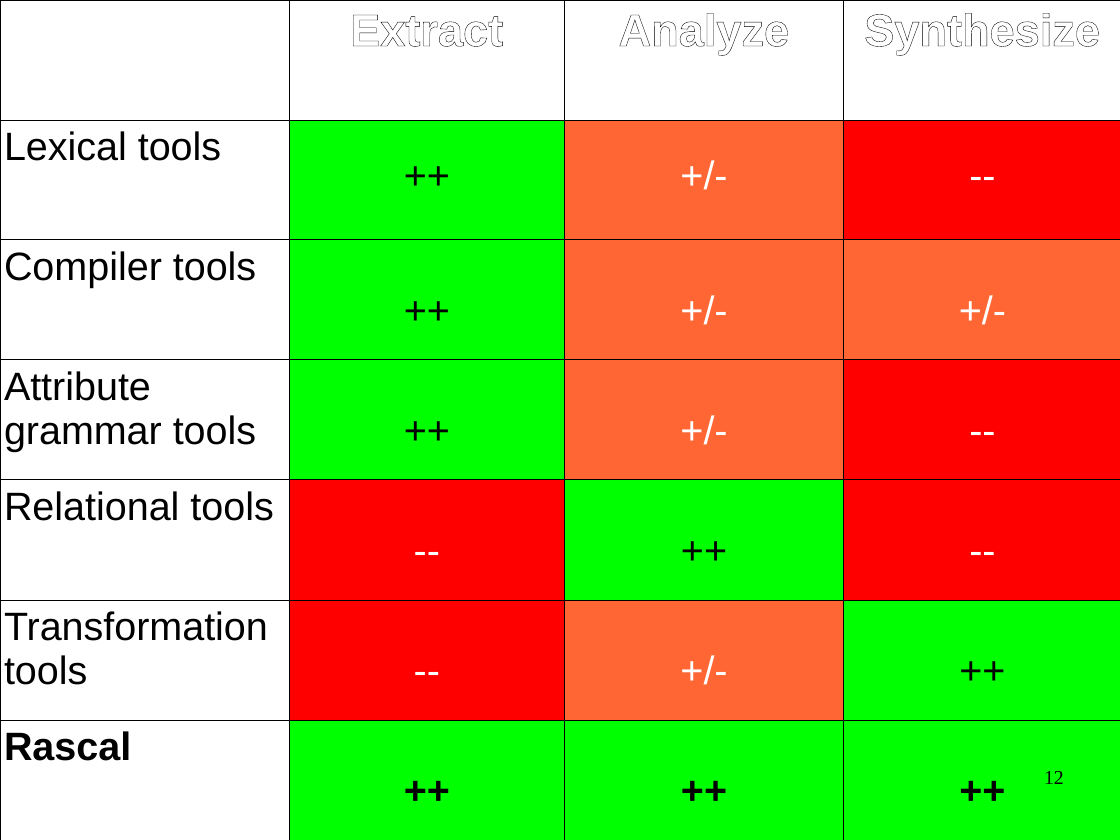
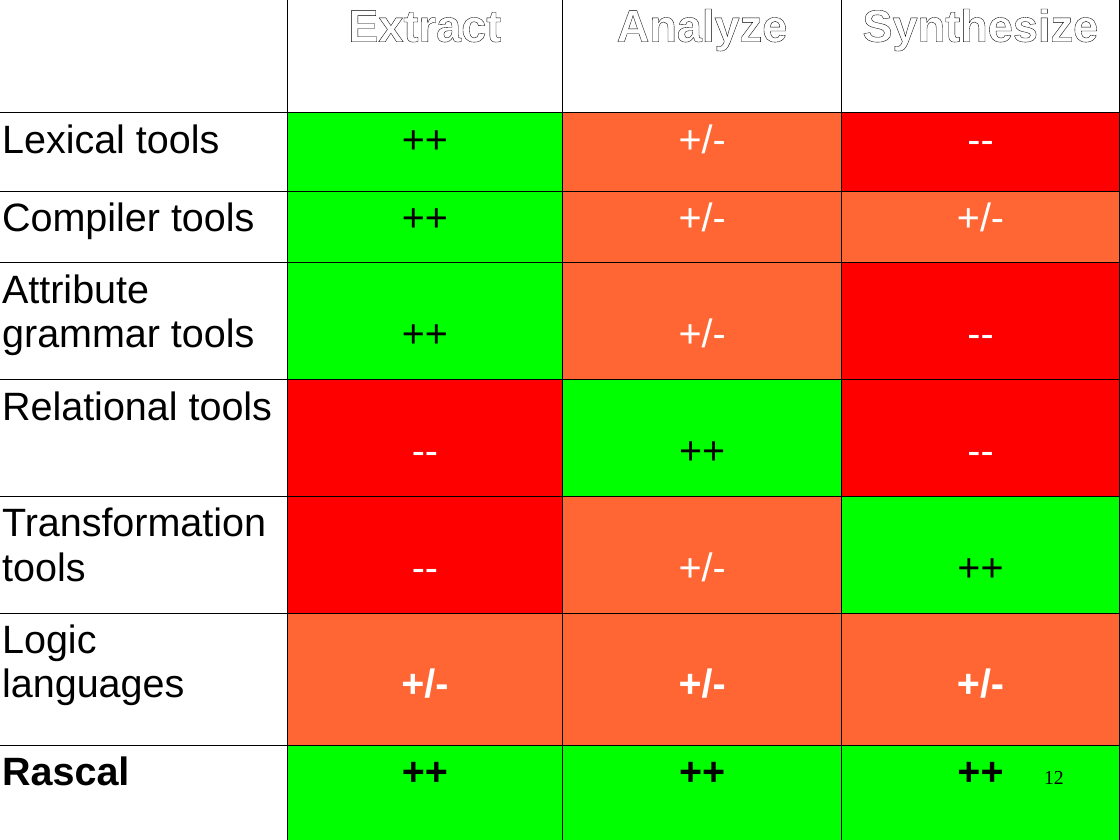
Before and after one commit to cwi-swat/meta-environment, a slide deck: slide 12 of meta-doc/analysis/rascal-slides/rascal-slides.odp. Drawn at 1120x840 pixels with LibreOffice and Linux fonts; fonts in the diff are those of the drawing; background and template pictures are left out. Boxes give left, top, right and bottom in pixels: in the first picture for what was removed or moved away, otherwise in the second. Text is boxed around its words. In the diff, an @@ line names an element or a change of style, - is before the commit and + after.

```diff
--- a/meta-doc/analysis/rascal-slides/rascal-slides.odp
+++ b/meta-doc/analysis/rascal-slides/rascal-slides.odp
@@ table at <box>0,0,1118,840</box> @@
+row 7: Logic languages | +/- | +/- | +/-
```
Also in this commit, not shown: 8 other slides changed, 19 slides added.
